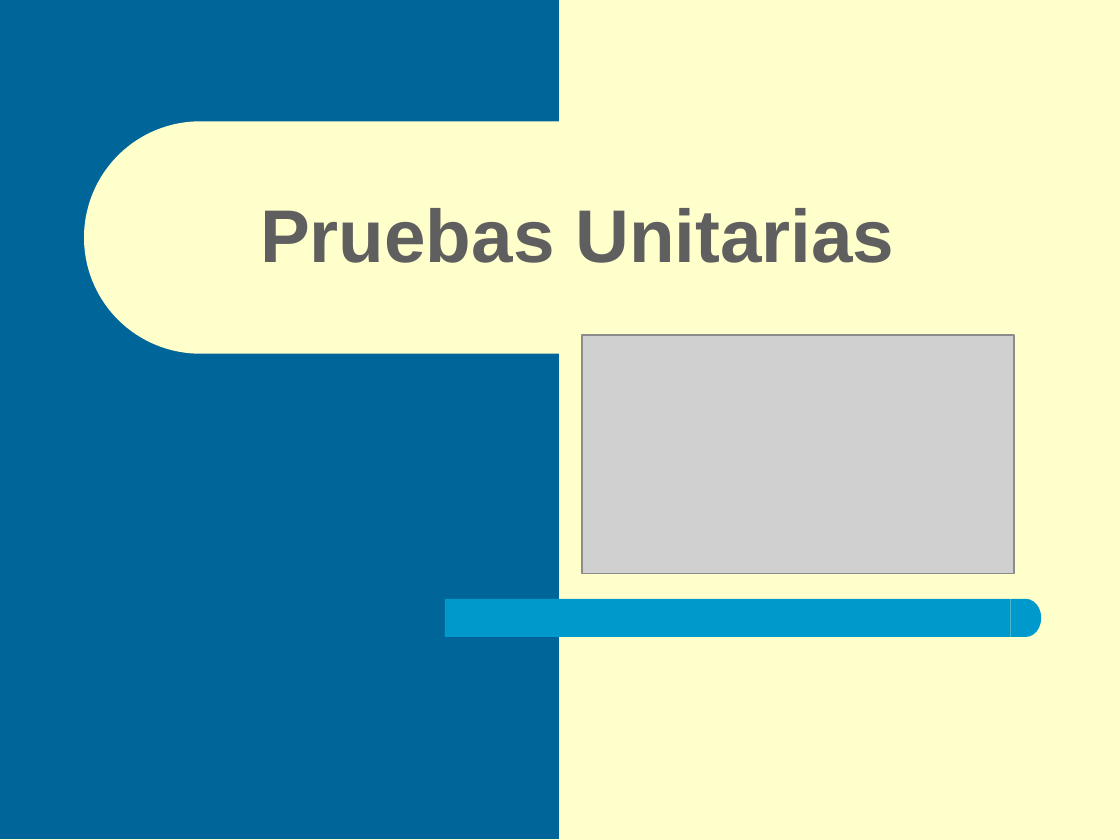
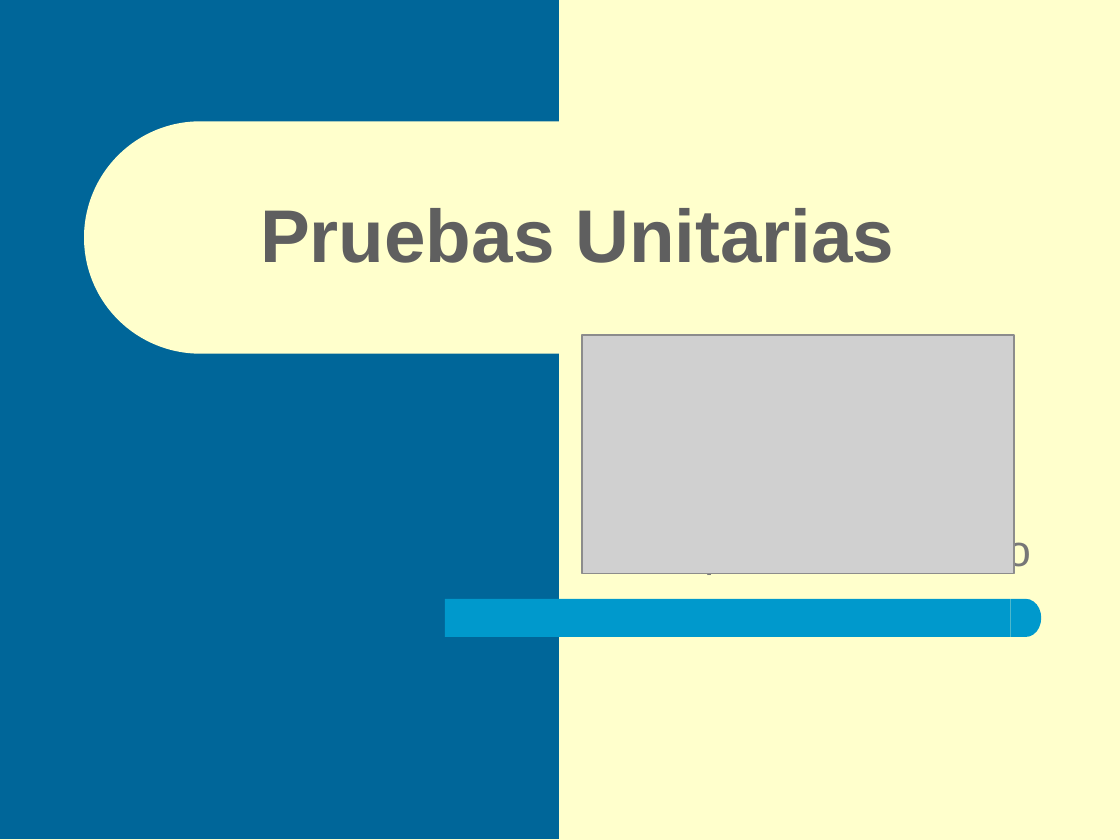
Before and after one commit to acandalez/Clase_703, a slide deck: slide 1 of src/java_se/jUnit/JUnit.ppt. Drawn at 1120x840 pixels with LibreOffice and Linux fonts; fonts in the diff are those of the drawing; grey boxes stand for pictures. Boxes give left, top, right and bottom in pixels: in the first picture for what was removed or moved away, otherwise in the second. Text is boxed around its words. In the diff, an @@ line names an element or a change of style, - is before the commit and + after.

```diff
--- a/src/java_se/jUnit/JUnit.ppt
+++ b/src/java_se/jUnit/JUnit.ppt
@@ text added at [583,531,1030,575], 28 pt, text #777777 @@
+Pulse para añadir texto
```
Also in this commit, not shown: 17 other slides changed, 5 other files.
